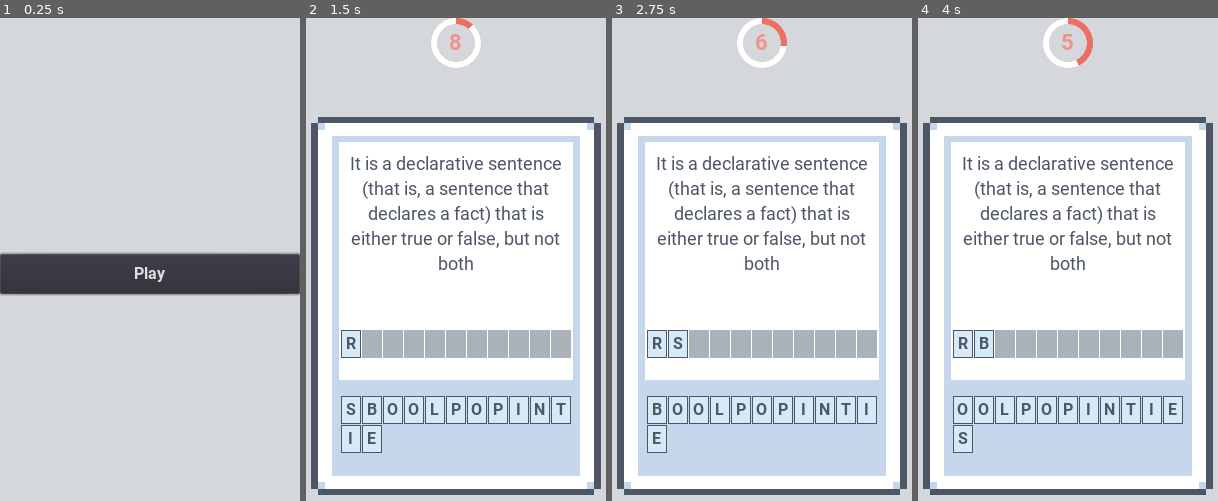
Above: before the commit, frames 1-4 (left to right).
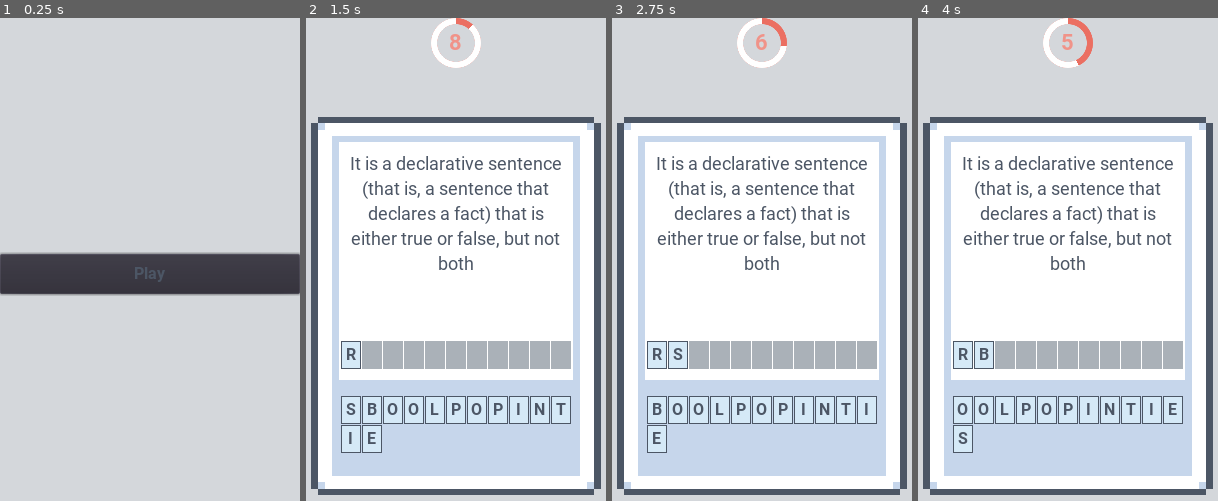
Above: after the commit, the same moments.

Repository: LoneDespair/comsci-card_game
Game: Godot game, scene res://src/main/main.tscn
Two runs of this game, one before a commit and one after it. Both use one fixed random seed, a clock stepped at 60 frames per second and the inputs below.
Inputs:
- Up to frame 1 (0.25 s): no input
- Up to frame 2 (1.5 s): click "Play" at 0.5 s; click "R" at 1.25 s
- Up to frame 3 (2.75 s): click "S" at 2 s
- Up to frame 4 (4 s): click "S" at 2.75 s; click "B" at 3.5 s

The runs differ from the first frame. In frame 1, 0.1% of the frame differs, in the area x 45-55%, y 51-55%; in frame 2, 3.4%; in frame 3, 3.5%; in frame 4, 3.5%, in the area x 11-89%, y 64-73%.

Commit message:
misc changes

Diff:
--- a/src/card/card.tscn
+++ b/src/card/card.tscn
@@ -91,16 +91,17 @@
 alignment = 1
 
 [node name="top" type="MarginContainer" parent="ui/content/center"]
-margin_top = 35.0
+margin_top = 24.0
 margin_right = 234.0
-margin_bottom = 54.0
-rect_min_size = Vector2( 19, 19 )
+margin_bottom = 65.0
+rect_min_size = Vector2( 19, 41 )
 
 [node name="correct" type="Label" parent="ui/content/center/top"]
 unique_name_in_owner = true
 visible = false
+margin_top = 11.0
 margin_right = 234.0
-margin_bottom = 19.0
+margin_bottom = 30.0
 custom_colors/font_color = Color( 0.321569, 0.745098, 0.501961, 1 )
 text = "Correct Answer!"
 align = 1
@@ -109,8 +110,9 @@
 [node name="wrong" type="Label" parent="ui/content/center/top"]
 unique_name_in_owner = true
 visible = false
+margin_top = 11.0
 margin_right = 234.0
-margin_bottom = 19.0
+margin_bottom = 30.0
 custom_colors/font_color = Color( 0.803922, 0.380392, 0.333333, 1 )
 text = "Try Again!"
 align = 1
@@ -119,9 +121,8 @@
 [node name="correction" type="Label" parent="ui/content/center/top"]
 unique_name_in_owner = true
 visible = false
-margin_top = -11.0
 margin_right = 234.0
-margin_bottom = 30.0
+margin_bottom = 41.0
 custom_colors/font_color = Color( 0.803922, 0.380392, 0.333333, 1 )
 text = "Correct answer is:
 Answer here"
@@ -131,9 +132,9 @@
 [node name="answer" type="GridContainer" parent="ui/content/center"]
 unique_name_in_owner = true
 margin_left = 117.0
-margin_top = 58.0
+margin_top = 69.0
 margin_right = 117.0
-margin_bottom = 58.0
+margin_bottom = 69.0
 size_flags_horizontal = 6
 custom_constants/vseparation = 1
 custom_constants/hseparation = 1
--- /dev/null
+++ b/src/card/disabled_red_letter.tres
@@ -0,0 +1,5 @@
+[gd_resource type="StyleBoxFlat" format=2]
+
+[resource]
+bg_color = Color( 0.690196, 0.227451, 0.180392, 1 )
+border_color = Color( 0.301961, 0.341176, 0.4, 1 )
--- a/src/card/initiator.gd
+++ b/src/card/initiator.gd
@@ -26,3 +26,4 @@
 
 	checker.uncheck("WrongLetter", true)
 	correction_label.text = "Correct Answer is:\n" + checker.key
+	correction_label.show()
--- /dev/null
+++ b/src/card/normal_red_letter.tres
@@ -0,0 +1,9 @@
+[gd_resource type="StyleBoxFlat" format=2]
+
+[resource]
+bg_color = Color( 0.901961, 0.690196, 0.666667, 1 )
+border_width_left = 1
+border_width_top = 1
+border_width_right = 1
+border_width_bottom = 1
+border_color = Color( 0.301961, 0.341176, 0.4, 1 )
--- a/src/main/default_theme.tres
+++ b/src/main/default_theme.tres
@@ -1,8 +1,10 @@
-[gd_resource type="Theme" load_steps=17 format=2]
+[gd_resource type="Theme" load_steps=18 format=2]
 
 [ext_resource path="res://src/main/roboto-bold.ttf" type="DynamicFontData" id=1]
 [ext_resource path="res://src/main/card_empty.png" type="Texture" id=2]
 [ext_resource path="res://src/main/card_back.png" type="Texture" id=3]
+[ext_resource path="res://src/card/normal_red_letter.tres" type="StyleBox" id=4]
+[ext_resource path="res://src/card/disabled_red_letter.tres" type="StyleBox" id=5]
 
 [sub_resource type="StyleBoxTexture" id=10]
 content_margin_left = 24.0
@@ -57,14 +59,6 @@
 border_width_bottom = 1
 border_color = Color( 0.301961, 0.341176, 0.4, 1 )
 
-[sub_resource type="StyleBoxFlat" id=11]
-bg_color = Color( 0.901961, 0.690196, 0.666667, 1 )
-border_width_left = 1
-border_width_top = 1
-border_width_right = 1
-border_width_bottom = 1
-border_color = Color( 0.301961, 0.341176, 0.4, 1 )
-
 [sub_resource type="DynamicFont" id=1]
 font_data = ExtResource( 1 )
 
@@ -72,6 +66,11 @@
 default_font = SubResource( 1 )
 BackCard/base_type = "PanelContainer"
 BackCard/styles/panel = SubResource( 10 )
+Button/colors/font_color = Color( 0.301961, 0.341176, 0.4, 1 )
+Button/colors/font_color_disabled = Color( 0.301961, 0.341176, 0.4, 1 )
+Button/colors/font_color_focus = Color( 0.301961, 0.341176, 0.4, 1 )
+Button/colors/font_color_hover = Color( 0.301961, 0.341176, 0.4, 1 )
+Button/colors/font_color_pressed = Color( 0.301961, 0.341176, 0.4, 1 )
 FrontCard/base_type = "PanelContainer"
 FrontCard/styles/panel = SubResource( 5 )
 HScrollBar/styles/grabber = SubResource( 3 )
@@ -92,5 +91,6 @@
 RedButton/colors/font_color = Color( 0.301961, 0.341176, 0.4, 1 )
 RedButton/styles/normal = SubResource( 14 )
 WrongLetter/base_type = "Button"
-WrongLetter/colors/font_color = Color( 0.301961, 0.341176, 0.4, 1 )
-WrongLetter/styles/normal = SubResource( 11 )
+WrongLetter/colors/font_color_disabled = Color( 1, 1, 1, 1 )
+WrongLetter/styles/disabled = ExtResource( 5 )
+WrongLetter/styles/normal = ExtResource( 4 )
--- a/src/play/initiator.gd
+++ b/src/play/initiator.gd
@@ -17,7 +17,6 @@
 #		card_scn.get_node("%question").text = key
 
 		var checker := card_scn.get_node("checker")
-		checker.connect("correct", self, "correct")
 		checker.setup(key)
 
 	turn.next()
--- a/src/play/turn.gd
+++ b/src/play/turn.gd
@@ -25,6 +25,7 @@
 		var card_initiator := card_scn.get_node("initiator")
 
 		circular_initiator.connect("timeout", card_initiator, "timeout")
+		card_scn.get_node("checker").connect("correct", self, "correct")
 
 		card_scn.get_node("%next").connect("pressed", self, "next")
 		deck.rect_position.x -= card_scn.rect_size.x + 5
@@ -34,5 +35,5 @@
 
 
 func correct() -> void:
+	circular_initiator.stop()
 	fire.emitting = true
-	next()
